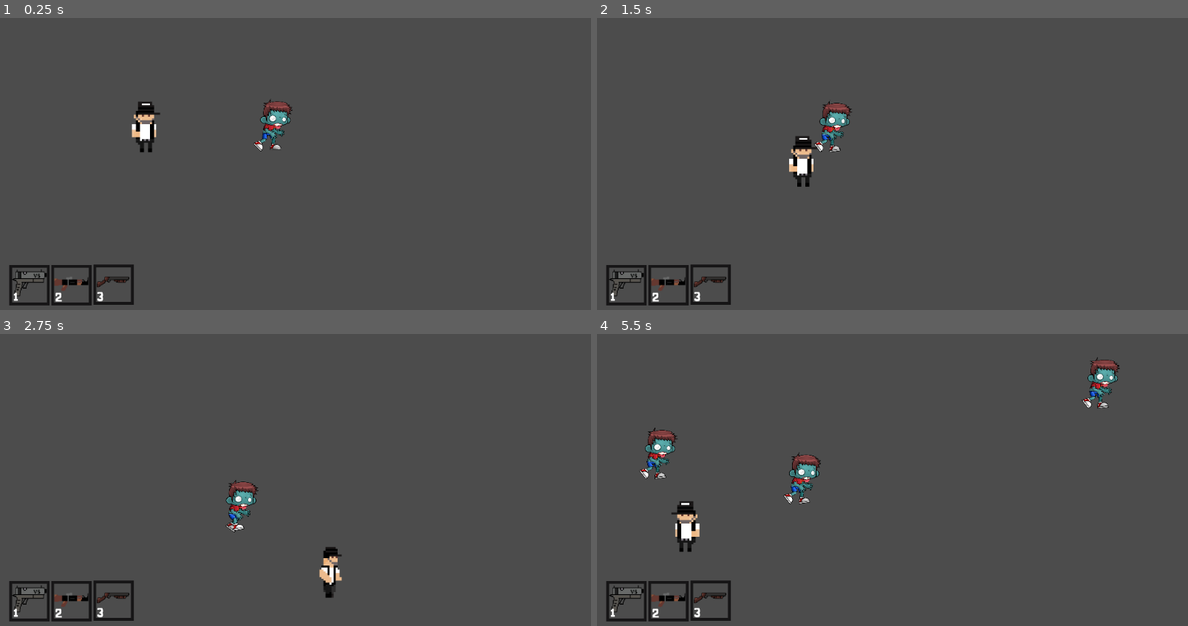
Above: before the commit, frames 1-4 (two rows, left to right).
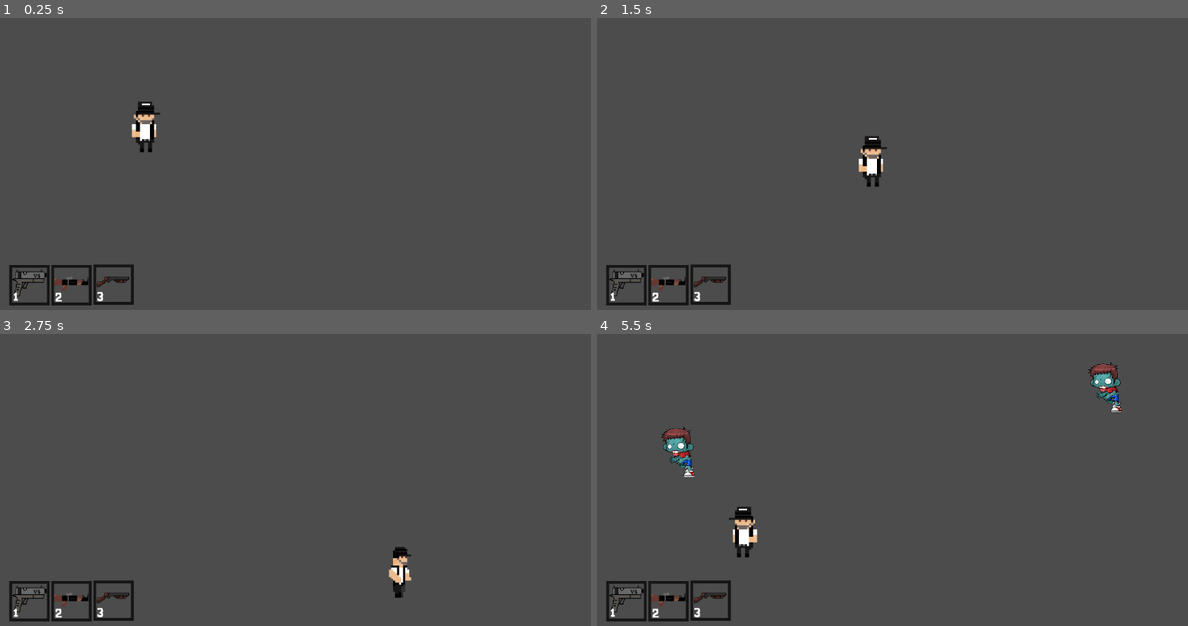
Above: after the commit, the same moments.

Repository: Vincius-dev/Game-CoronaVapo
Game: Godot game, scene res://scenes/Main.tscn
Same seed, same stepped clock (60 frames per second), same inputs: the game is played once before the commit and once after it.
Inputs:
- Up to frame 1 (0.25 s): no input
- Up to frame 2 (1.5 s): hold Right (right) 0.53-1.28 s; tap 1 (Slot1) at 0.6 s; hold Down (down) from 1.28 s (still down); tap 2 (Slot2) at 1.35 s
- Up to frame 3 (2.75 s): release Down (down) at 2.03 s; hold Right (right) from 2.03 s (still down); tap 3 (Slot3) at 2.1 s
- Up to frame 4 (5.5 s): release Right (right) at 2.78 s; hold Up (up) 2.78-3.53 s; tap one key every 0.75 s from 2.85 s: Z (shot) 1 (Slot1) 2 (Slot2) 3 (Slot3); hold Left (left) 3.53-5.03 s; hold Down (down) from 5.03 s (still down)

The runs differ from the first frame. In frame 1, 0.6% of the frame differs, in the area x 43-50%, y 28-46%; in frame 2, 1.6%; in frame 3, 1.4%; in frame 4, 3.3%, in the area x 7-89%, y 8-77%.

Commit message:
mudança de direcao

Diff:
--- a/ProjectTecnico/scenes/Main.tscn
+++ b/ProjectTecnico/scenes/Main.tscn
@@ -22,9 +22,6 @@
 [node name="Player" parent="." instance=ExtResource( 1 )]
 position = Vector2( 253, 271 )
 
-[node name="Zumbi" parent="." instance=ExtResource( 2 )]
-position = Vector2( 504.6, 265.027 )
-
 [node name="GunsBar" parent="." instance=ExtResource( 3 )]
 position = Vector2( 51.3481, 547.668 )
 scale = Vector2( 0.7, 0.7 )
--- a/ProjectTecnico/scenes/Zumbi.tscn
+++ b/ProjectTecnico/scenes/Zumbi.tscn
@@ -20,13 +20,11 @@
 "speed": 10.0
 } ]
 
-[sub_resource type="CapsuleShape2D" id=2]
-radius = 29.386
-height = 26.06
+[sub_resource type="RectangleShape2D" id=2]
+extents = Vector2( 32.3454, 45.2376 )
 
-[sub_resource type="CapsuleShape2D" id=3]
-radius = 27.3159
-height = 30.2155
+[sub_resource type="RectangleShape2D" id=3]
+extents = Vector2( 35.2252, 48.1302 )
 
 [node name="Zumbi" type="KinematicBody2D" groups=[
 "inimigos",
@@ -36,17 +34,17 @@
 
 [node name="Sprite" type="AnimatedSprite" parent="."]
 scale = Vector2( 0.209302, 0.195761 )
-frames = SubResource( 4 )
-animation = "Walk"
+frames = SubResource( 1 )
+frame = 6
 playing = true
 
 [node name="Shape" type="CollisionShape2D" parent="."]
-position = Vector2( -0.594604, 0.594597 )
+position = Vector2( -3.18297, 5.2767 )
 shape = SubResource( 2 )
 
 [node name="Area2D" type="Area2D" parent="."]
 
 [node name="CollisionShape2D" type="CollisionShape2D" parent="Area2D"]
-position = Vector2( -0.594604, 0 )
+position = Vector2( -3.8355, 4.16022 )
 shape = SubResource( 3 )
 [connection signal="body_entered" from="Area2D" to="." method="_on_Area2D_body_entered"]
--- a/ProjectTecnico/scripts/Player.gd
+++ b/ProjectTecnico/scripts/Player.gd
@@ -23,7 +23,6 @@
 	pass
 
 func _move(delta):
-	print(walkON)
 	if Input.is_action_pressed("shot"):
 		walkON = false
 	else:
@@ -81,7 +80,6 @@
 
 func shooting():
 	if ShootingON == true:
-
 
 		if Input.is_action_just_pressed("shot") and bullet == 1:
 			var ShotG1 = ShotG0.instance()
@@ -144,5 +142,6 @@
 
 func dano():
 	vida -= 1
+	print(vida)
 	if vida == 0:
 		queue_free()
--- a/ProjectTecnico/scripts/Zumbi.gd
+++ b/ProjectTecnico/scripts/Zumbi.gd
@@ -1,18 +1,24 @@
 extends KinematicBody2D
 var vida = 6
-const speed = 100
 
 var velocity = Vector2()
 
-func _ready():
-
-	pass
+const speed = 100
 
 func _physics_process(delta):
 	var toPlayer = ($"../Player".position - position).normalized()
 	velocity = toPlayer * speed
 	move_and_collide(velocity*delta)
+	zumbi_direction()
+	pass
 
+func zumbi_direction():
+	var playerDirection
+	playerDirection = ($"../Player/AnimatedSprite".flip_h)
+	if playerDirection == true:
+		$Sprite.flip_h = true
+	if playerDirection == false:
+		$Sprite.flip_h = false
 	pass
 
 func DamageGlock():
Not shown: 1 places in ProjectTecnico/scenes/Zumbi.tscn that only renumber resources
